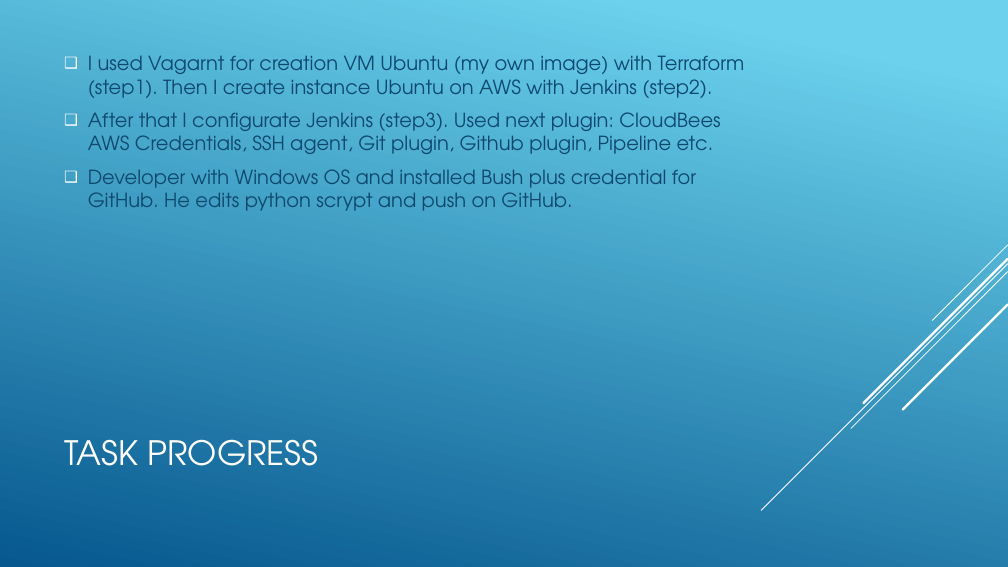
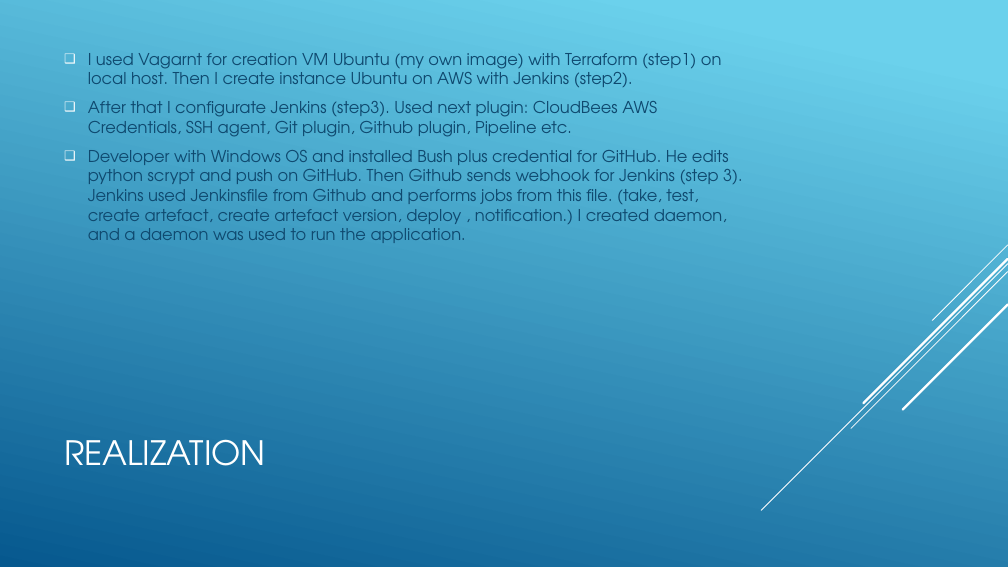
Before and after one commit to MarchenkoOlexandr/DevOps_online_Vinnitsja_2021Q4, a slide deck: slide 4 of m1/task13.1/DEPLOY TELEGRAMM BOT.pptx. Drawn at 1008x567 pixels with LibreOffice and Linux fonts; fonts in the diff are those of the drawing. Boxes give left, top, right and bottom in pixels: in the first picture for what was removed or moved away, otherwise in the second. Text is boxed around its words. In the diff, an @@ line names an element or a change of style, - is before the commit and + after.

```diff
--- a/m1/task13.1/DEPLOY TELEGRAMM BOT.pptx
+++ b/m1/task13.1/DEPLOY TELEGRAMM BOT.pptx
@@ text at <box>88,53,722,87</box>: text changed; size 18.5 to 15.5 pt @@
-❑ I used Vagarnt for creation VM Ubuntu (my own image) with Terraform (step1). Then I create instance Ubuntu on AWS with Jenkins (step2).
+❑ I used Vagarnt for creation VM Ubuntu (my own image) with Terraform (step1) on local host. Then I create instance Ubuntu on AWS with Jenkins (step2).
@@ text at <box>88,101,657,137</box>: size 18.5 to 15.5 pt in "After that I configurate Jenkins (step3). Used ..." @@
@@ text at <box>88,150,743,243</box>: text changed; size 18.5 to 15.5 pt @@
-❑ Developer with Windows OS and installed Bush plus credential for GitHub. He edits python scrypt and push on GitHub.
+❑ Developer with Windows OS and installed Bush plus credential for GitHub. He edits python scrypt and push on GitHub. Then Github sends webhook for Jenkins (step 3). Jenkins used Jenkinsfile from Github and performs jobs from this file. (take, test, create artefact, create artefact version, deploy , notification.) I created daemon, and a daemon was used to run the application.
@@ title at <box>64,439,266,466</box>: text changed @@
-TASK PROGRESS
+REALIZATION
```
Also in this commit, not shown: 4 other slides changed.
